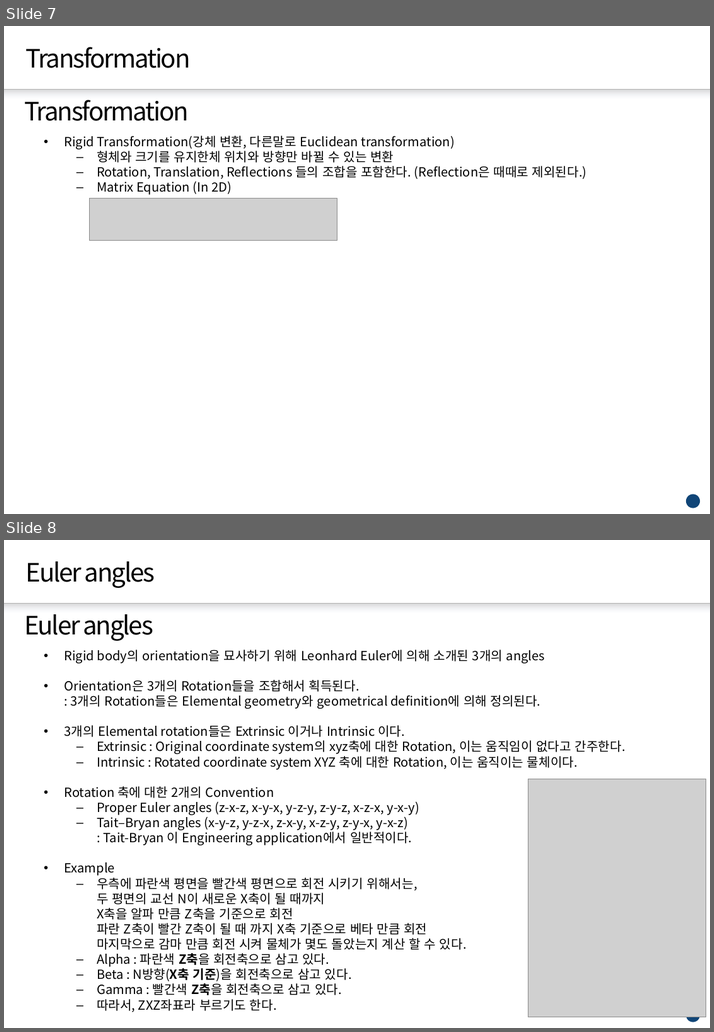
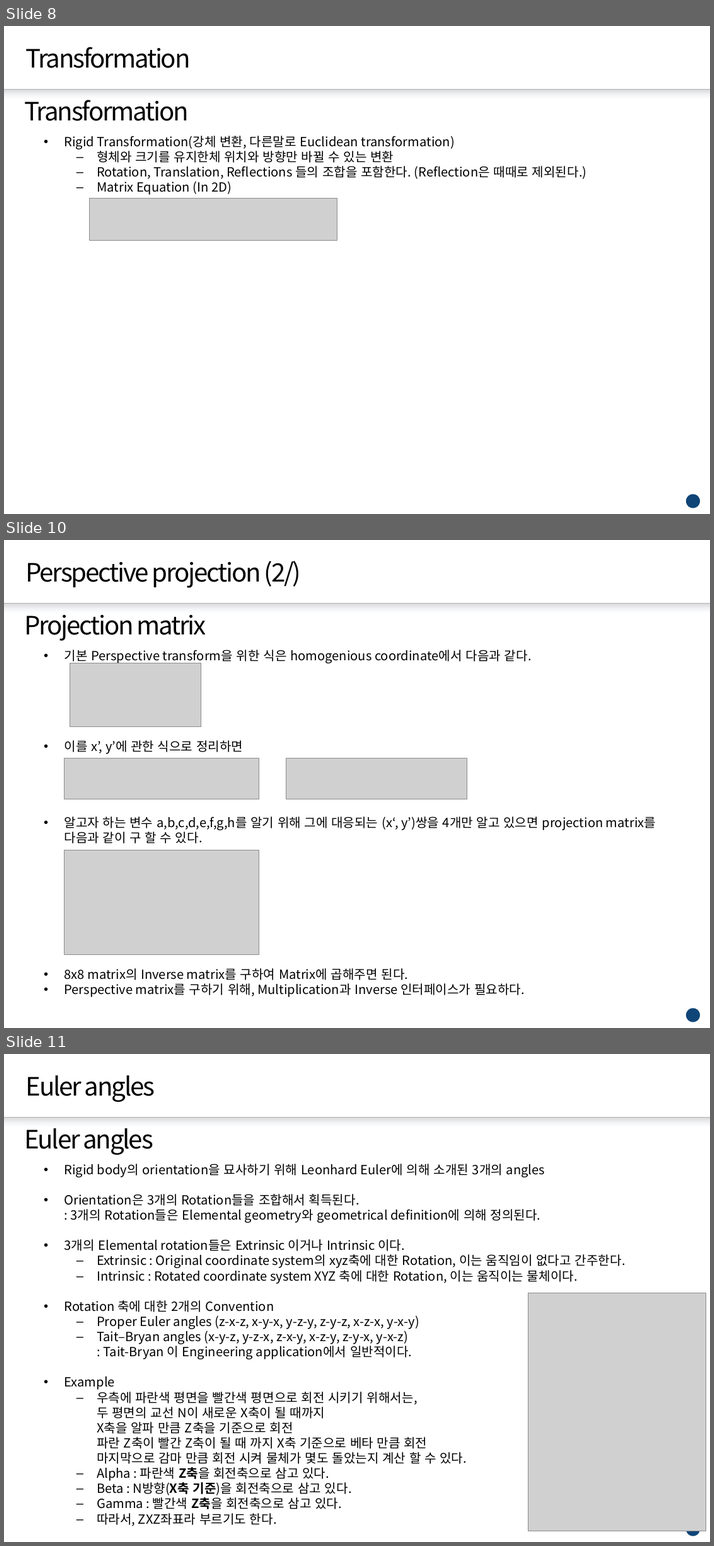
Before and after one commit to jh4843/OpenGLTest, a slide deck: calculus.pptx. Shown one above the other, each under a label of ours: slides 7 and 8 before the commit, slides 8, 10 and 11 after it; the slides between them are not shown. The pictures are 714x1032 and 714x1546 pixels, drawn with LibreOffice and Linux fonts; fonts in the diff are those of the drawing; grey boxes stand for pictures; background and template pictures are left out. Boxes give left, top, right and bottom in pixels: in the first picture for what was removed or moved away, otherwise in the second. Text is boxed around its words. In the diff, an @@ line names an element or a change of style, - is before the commit and + after.

```diff
--- a/calculus.pptx
+++ b/calculus.pptx
@@ slide 10 added at [4, 540, 710, 1028], background #FFFFFF; not listed: 3 template elements that a slide beside it also shows @@
@@ title added at [26, 561, 301, 588], 28 pt, text #000000 @@
+Perspective projection (2/)
@@ text added at [24, 615, 206, 641], 28 pt, text #000000 @@
+Projection matrix
@@ text added at [64, 650, 655, 997], 14 pt, text #000000 @@
+• 기본 Perspective transform을 위한 식은 homogenious coordinate에서 다음과 같다.
+• 이를 x’, y’에 관한 식으로 정리하면
+• 알고자 하는 변수 a,b,c,d,e,f,g,h를 알기 위해 그에 대응되는 (x‘, y’)쌍을 4개만 알고 있으면 projection matrix를 다음과 같이 구 할 수 있다.
+• 8x8 matrix의 Inverse matrix를 구하여 Matrix에 곱해주면 된다.
+• Perspective matrix를 구하기 위해, Multiplication과 Inverse 인터페이스가 필요하다.
@@ picture added at [70, 663, 201, 727] @@
@@ picture added at [64, 758, 259, 800] @@
@@ picture added at [286, 758, 467, 800] @@
@@ picture added at [64, 850, 259, 955] @@
@@ what was slide 7 is now slide 8 @@
@@ what was slide 8 is now slide 11 @@
```
Also in this commit, not shown: 1 slide changed, 7 other slides added, 9 other files.
